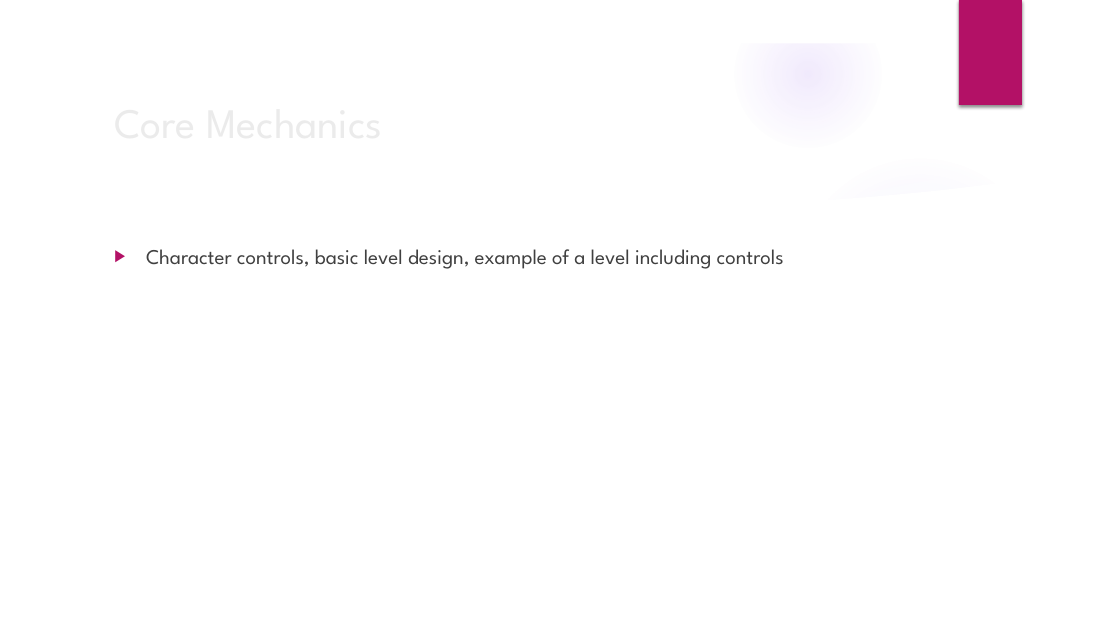
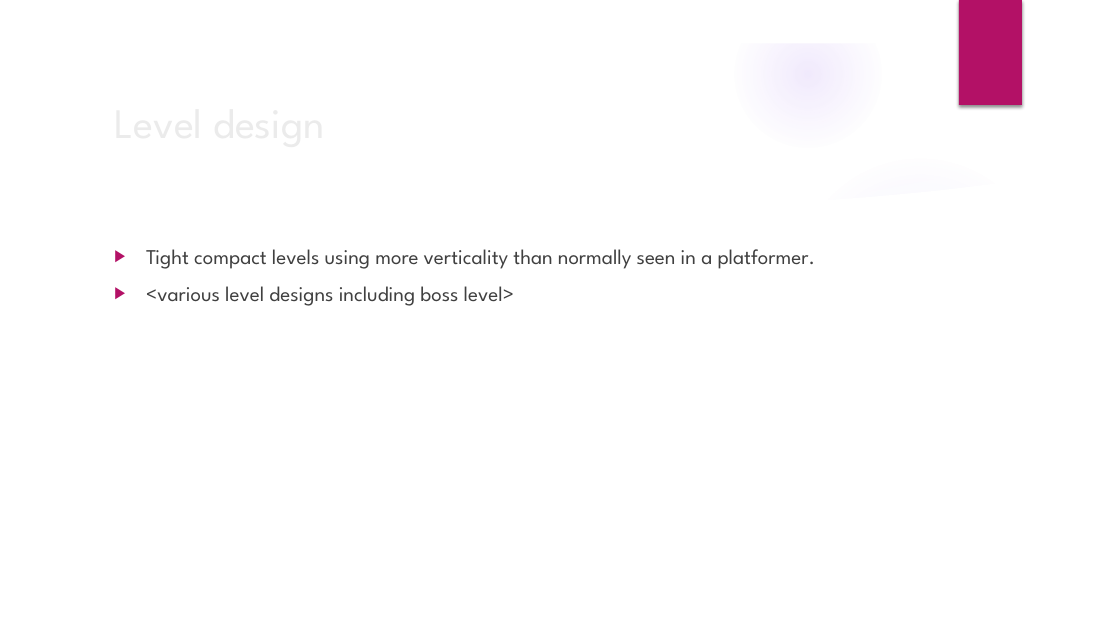
Before and after one commit to dawidK5/NinjaBall, a slide deck: slide 6 of pitchNinja Ball.pptx (slide 4 before the commit). Drawn at 1120x630 pixels with LibreOffice and Linux fonts; fonts in the diff are those of the drawing; background and template pictures are left out. Boxes give left, top, right and bottom in pixels: in the first picture for what was removed or moved away, otherwise in the second. Text is boxed around its words. In the diff, an @@ line names an element or a change of style, - is before the commit and + after.

```diff
--- a/pitchNinja Ball.pptx
+++ b/pitchNinja Ball.pptx
@@ text at <box>146,249,816,306</box>: text changed @@
-▶ Character controls, basic level design, example of a level including controls
+▶ Tight compact levels using more verticality than normally seen in a platformer.
+▶ <various level designs including boss level>
@@ title at <box>225,286,264,302</box>: text changed @@
-Core Mechanics
+Level design
```
Also in this commit, not shown: 2 other slides changed, 4 slides added, 1 slide removed.
